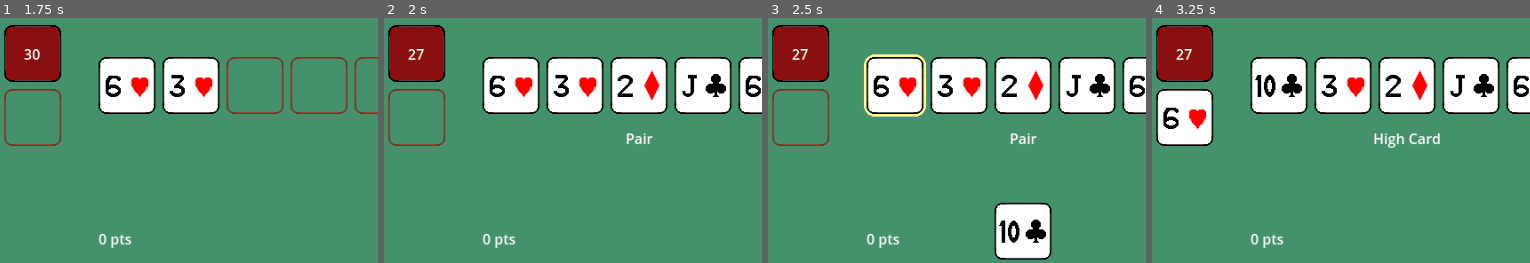
Above: before the commit, frames 1-4 (left to right).
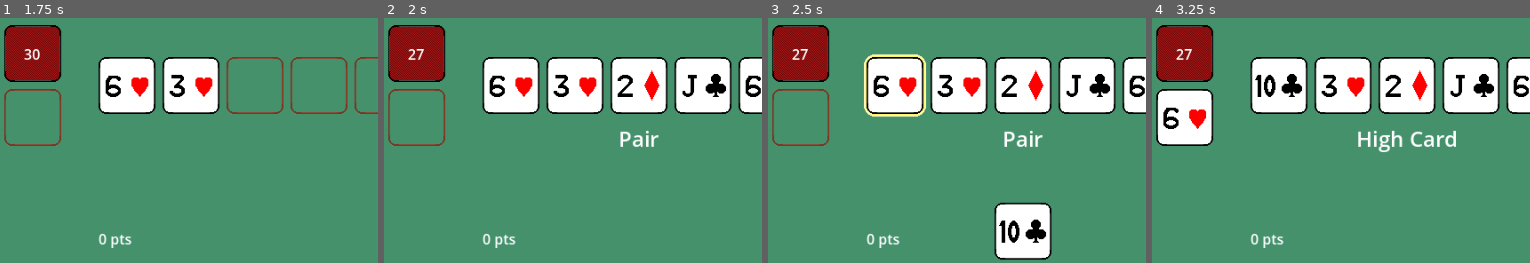
Above: after the commit, the same moments.

Repository: fitzgeraldkd/peeky-poker
Game: Godot game, scene res://scenes/main.tscn
Same seed, same stepped clock (60 frames per second), same inputs: the game is played once before the commit and once after it.
Inputs:
- Up to frame 1 (1.75 s): hold Right (right) 0.53-1.28 s; tap Space (select) at 0.6, 1.35 s; hold X (back) from 1.28 s (still down)
- Up to frame 2 (2 s): keep holding X (back)
- Up to frame 3 (2.5 s): release X (back) at 2.03 s; hold Right (right) from 2.03 s (still down); tap Space (select) at 2.1 s
- Up to frame 4 (3.25 s): keep holding Right (right); tap Space (select) at 2.85 s
The pictures show only the part of the screen within x 16-66%, y 36-86%; the shares and areas given below are measured in that part.

Frame 1 is identical in both runs. In frame 2, 0.4% of the frame differs, in the area x 62-73%, y 45-53%; in frame 3, 0.4%; in frame 4, 0.9%, in the area x 54-81%, y 45-55%.

Commit message:
Increase font size of community label

Diff:
--- a/scenes/community.tscn
+++ b/scenes/community.tscn
@@ -24,6 +24,7 @@
 offset_bottom = 71.0
 grow_horizontal = 2
 grow_vertical = 2
+theme_override_font_sizes/font_size = 24
 horizontal_alignment = 1
 
 [node name="KickerLabel" type="Label" parent="."]
